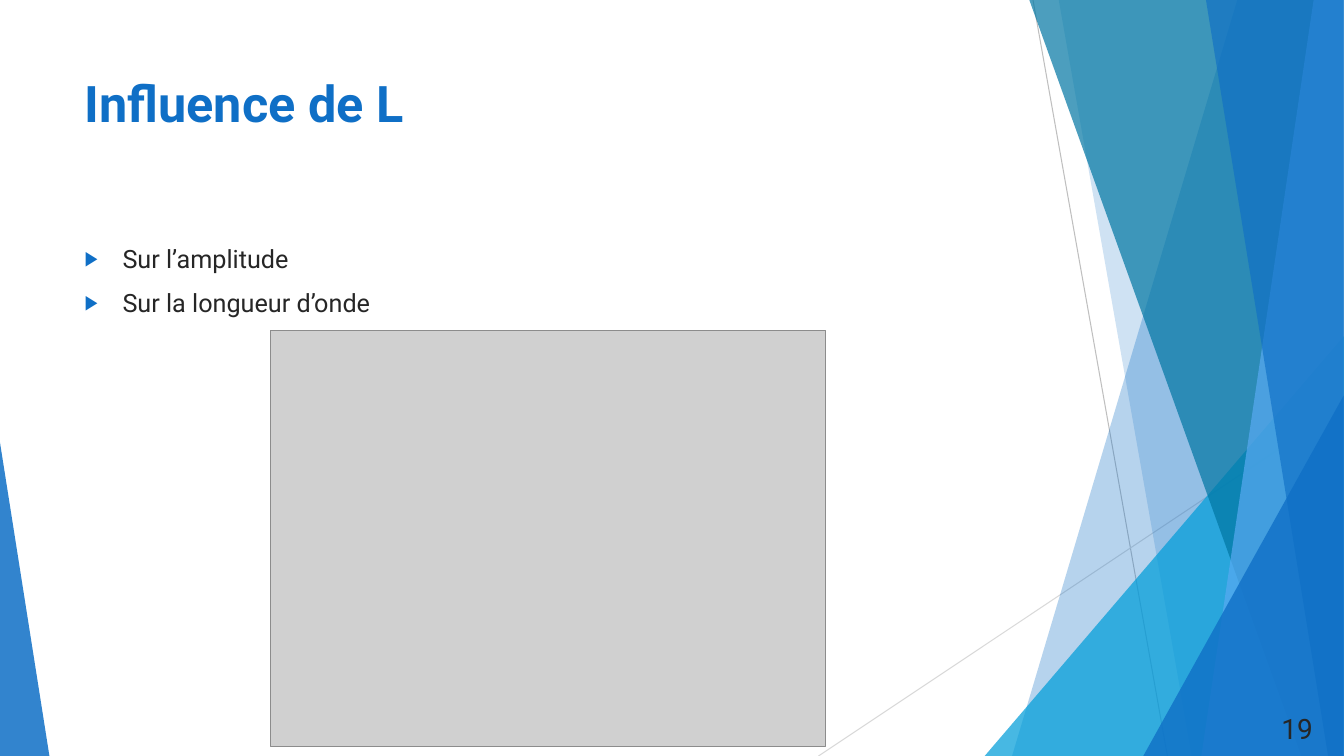
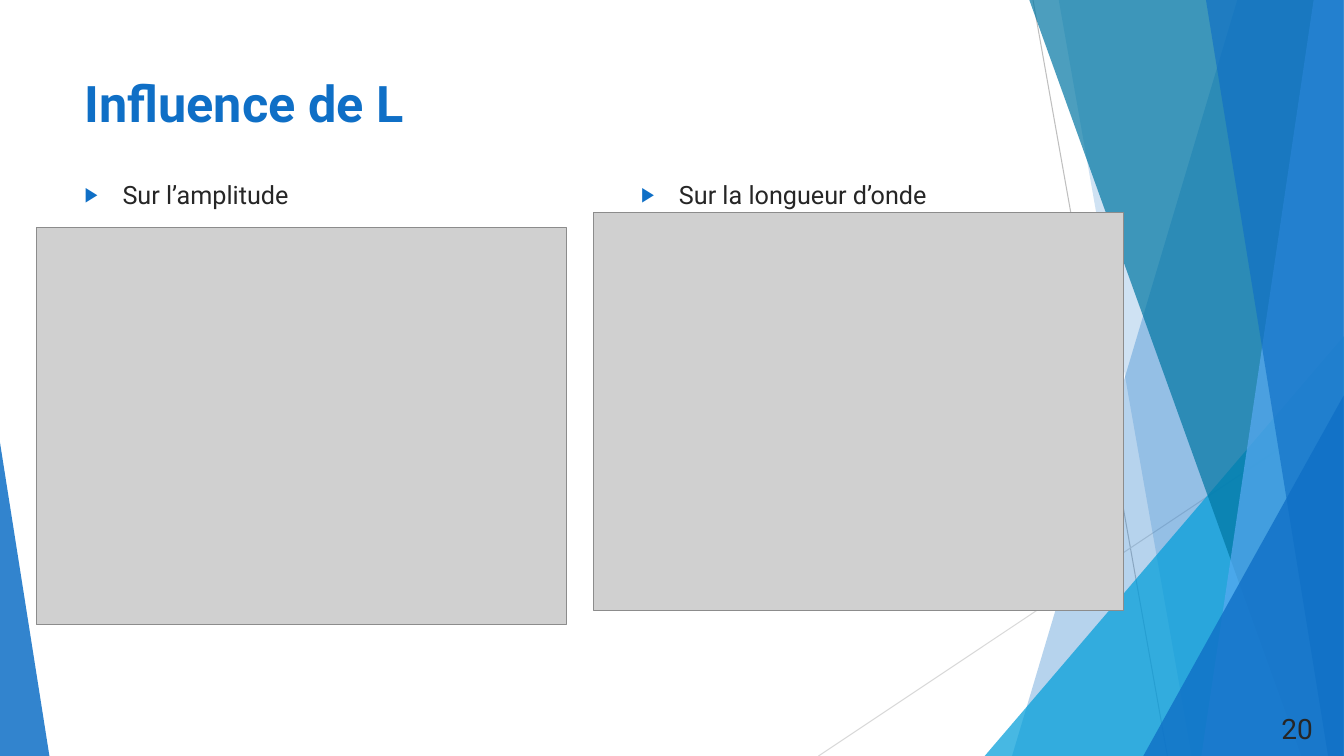
Before and after one commit to duynslaeger/projet_simulation_physique_Swift_Hohenberg, a slide deck: slide 20 of Présentation_LPHYS1303.pptx (slide 19 before the commit). Drawn at 1344x756 pixels with LibreOffice and Linux fonts; fonts in the diff are those of the drawing; grey boxes stand for pictures. Boxes give left, top, right and bottom in pixels: in the first picture for what was removed or moved away, otherwise in the second. Text is boxed around its words. In the diff, an @@ line names an element or a change of style, - is before the commit and + after.

Commit message:
wip presentation

```diff
--- a/Présentation_LPHYS1303.pptx
+++ b/Présentation_LPHYS1303.pptx
@@ text "Sur l’amplitude": place and size @@
-text "Sur l’amplitude" at bbox=[123, 249, 370, 318]
+text "Sur l’amplitude" at bbox=[123, 185, 288, 209]
@@ text added at bbox=[679, 185, 926, 210], 18 pt, text #262626 @@
+▶ Sur la longueur d’onde
@@ picture added at bbox=[36, 228, 567, 625] @@
@@ picture added at bbox=[594, 213, 1124, 610] @@
@@ text at bbox=[123, 293, 370, 318]: paragraph removed @@
-▶ Sur la longueur d’onde
@@ picture removed at bbox=[271, 331, 827, 747] @@
@@ page number at bbox=[1281, 719, 1312, 740]: text changed @@
-19
+20
```
Also in this commit, not shown: 2 other slides changed, 2 slides added, 1 other file.
